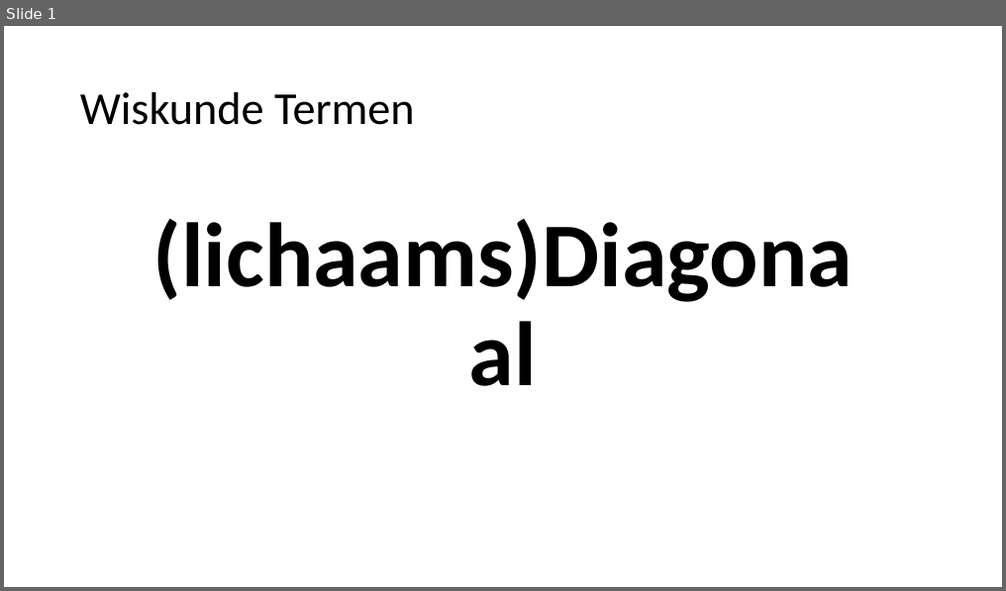
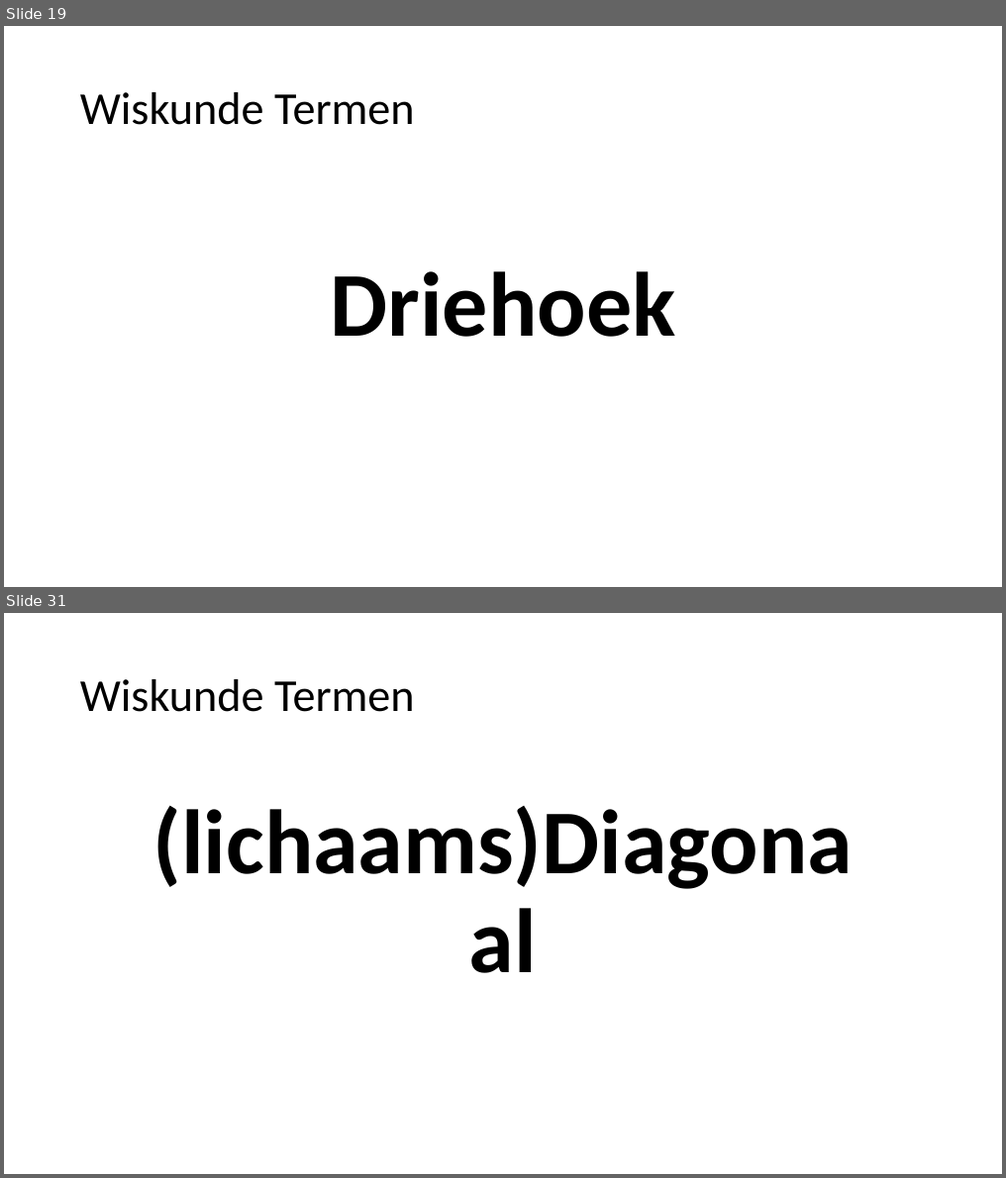
Before and after one commit to heinvinkel/wiskundetermen, a slide deck: meetkunde/AAAAMeetkunde.pptx. Shown one above the other, each under a label of ours: slide 1 before the commit, slides 19 and 31 after it; the slides between them are not shown. The pictures are 1006x591 and 1006x1178 pixels, drawn with LibreOffice and Linux fonts; fonts in the diff are those of the drawing. Boxes give left, top, right and bottom in pixels: in the first picture for what was removed or moved away, otherwise in the second. Text is boxed around its words. In the diff, an @@ line names an element or a change of style, - is before the commit and + after.

```diff
--- a/meetkunde/AAAAMeetkunde.pptx
+++ b/meetkunde/AAAAMeetkunde.pptx
@@ slide 19 added at [4, 26, 1002, 587], background #FFFFFF @@
@@ title added at [80, 92, 415, 125], 44 pt, text #000000 @@
+Wiskunde Termen
@@ text added at [330, 272, 675, 337], 87.8 pt, text #000000, bold @@
+Driehoek
@@ what was slide 1 is now slide 31 @@
```
Also in this commit, not shown: 29 other slides added, 20 other files.
